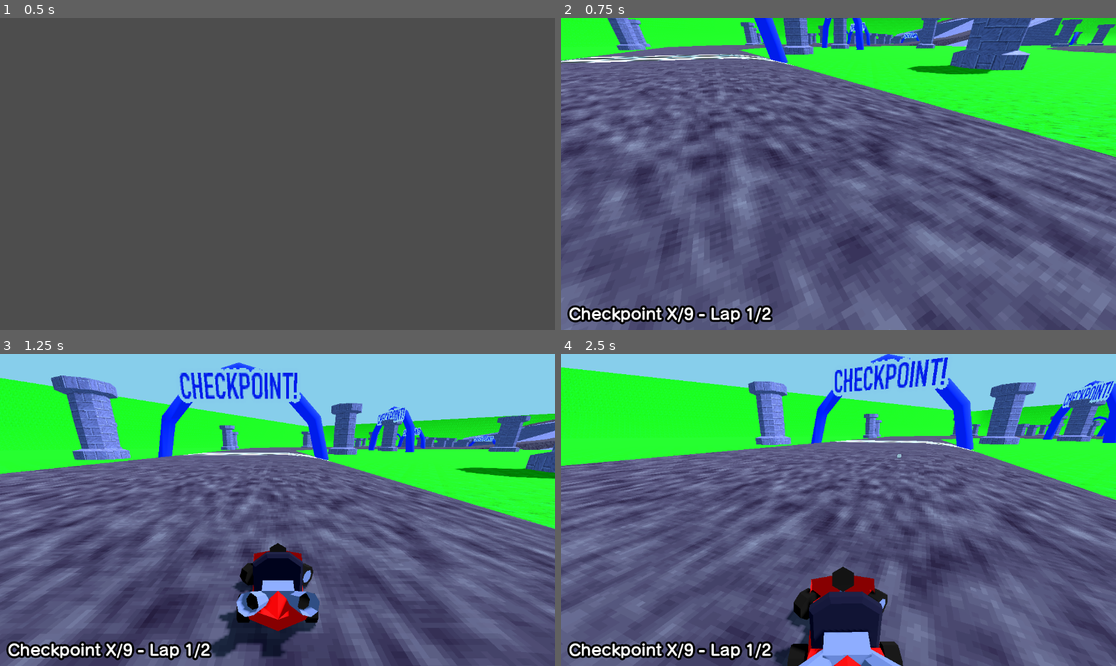
Above: before the commit, frames 1-4 (two rows, left to right).
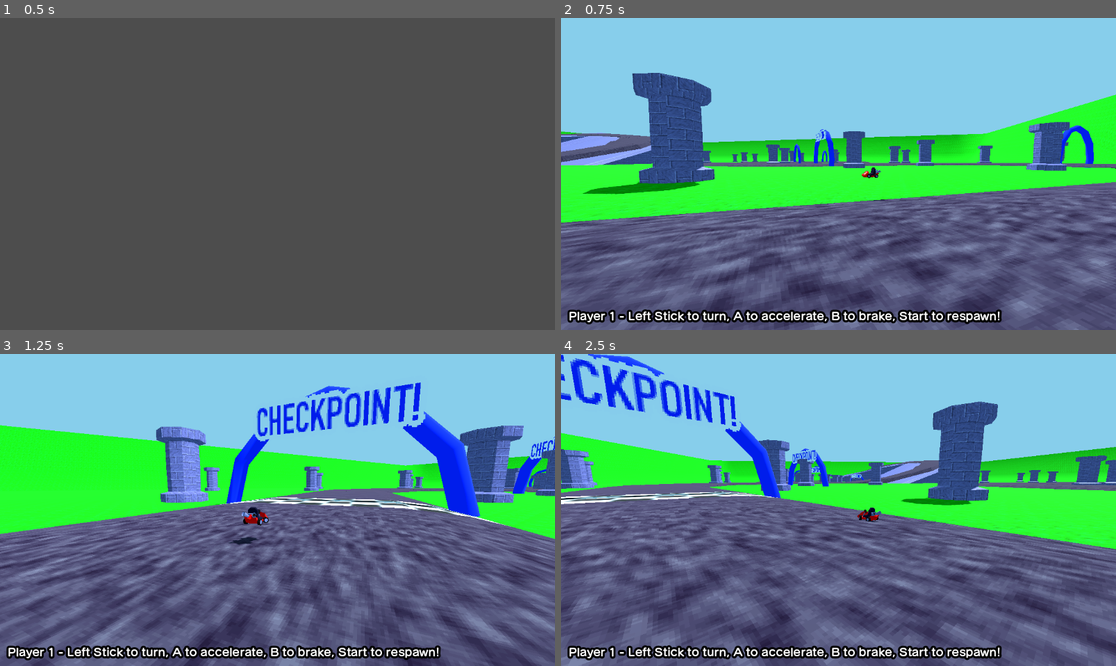
Above: after the commit, the same moments.

Repository: StubblyCamera52/yargkart
Game: Godot game, scene res://test.tscn
Two runs of this game, one before a commit and one after it. Both use one fixed random seed, a clock stepped at 60 frames per second and the inputs below.
Inputs:
- Up to frame 1 (0.5 s): no input
- Up to frame 2 (0.75 s): tap Enter at 0.5 s; hold D (Steer_Right) from 0.53 s (still down); hold O (Join) from 0.53 s (still down)
- Up to frame 3 (1.25 s): keep holding D (Steer_Right); keep holding O (Join)
- Up to frame 4 (2.5 s): release D (Steer_Right) at 1.28 s; release O (Join) at 1.28 s; hold S (Brake) 1.28-2.03 s; tap K (Action) at 1.35 s; tap O (Join) at 1.55 s; hold D (Steer_Right) from 2.03 s (still down); hold O (Join) from 2.03 s (still down)

Frame 1 is identical in both runs. In frame 2, 71% of the frame differs, in the area x 0-100%, y 0-100%; in frame 3, 52%; in frame 4, 59%.

Commit message:
all the last-second changes from CodeDay

Diff:
--- a/car.gd
+++ b/car.gd
@@ -61,6 +61,7 @@
 	wheelBR.rotation.z = move_toward(player_vel, dir, delta*wheel_rotate_speed)
 
 func _physics_process(delta: float) -> void:
+	$Camera3D/CanvasLayer/LapCounter.text = "Player " + str(player)+" - Left Stick to turn, A to accelerate, B to brake, Start to respawn!"
 	wheel_rotate_speed = 0.5*deg_to_rad(car_rotation_dir)**2+10
 	car_rotation_dir += input.get_axis("Steer_Right", "Steer_Left")*wheel_rotate_speed
 	var car_normalize_spd = abs(player_vel*0.05*deg_to_rad(car_rotation_dir))
@@ -76,6 +77,11 @@
 #	steer_target = input.get_axis("Steer_Right", "Steer_Left")*steer_speed
 	steer_target = deg_to_rad(car_rotation_dir)*5
 	steer_target *= steer_limit
+
+	if input.is_action_pressed("Join"):
+		global_position = Vector3(randf()*50-25, 2, randf()*50-25)
+		player_vel = 0
+
 
 	if input.is_action_pressed("Accelerate"):
 		engine = clamp(engine, -5, 3000)
--- a/car.tscn
+++ b/car.tscn
@@ -111,7 +111,7 @@
 theme_override_colors/font_outline_color = Color(0, 0, 0, 1)
 theme_override_constants/outline_size = 17
 theme_override_fonts/font = ExtResource("5_td361")
-theme_override_font_sizes/font_size = 32
+theme_override_font_sizes/font_size = 23
 text = "Checkpoint X/9 - Lap 1/2"
 vertical_alignment = 2
 
--- a/project.godot
+++ b/project.godot
@@ -22,6 +22,10 @@
 [debug]
 
 gdscript/warnings/enable=false
+
+[display]
+
+window/size/mode=3
 
 [editor_plugins]
 
--- a/scenes/item.gd
+++ b/scenes/item.gd
@@ -37,4 +37,4 @@
 				if item_type == &"Bomb":
 					$CPUParticles3D.restart()
 					$MeshInstance3D.visible = false
-					body.velocity = Vector3(0,0,0)
+					body.player_vel = 0
